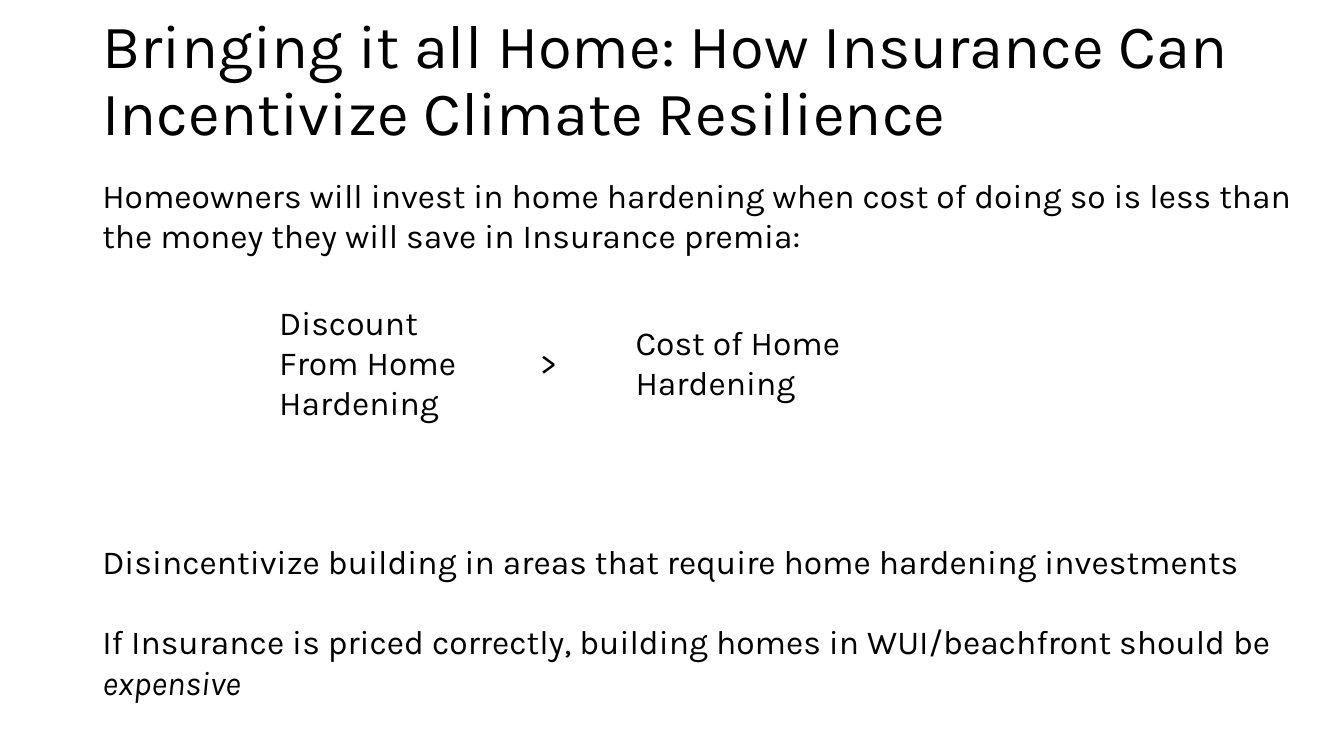
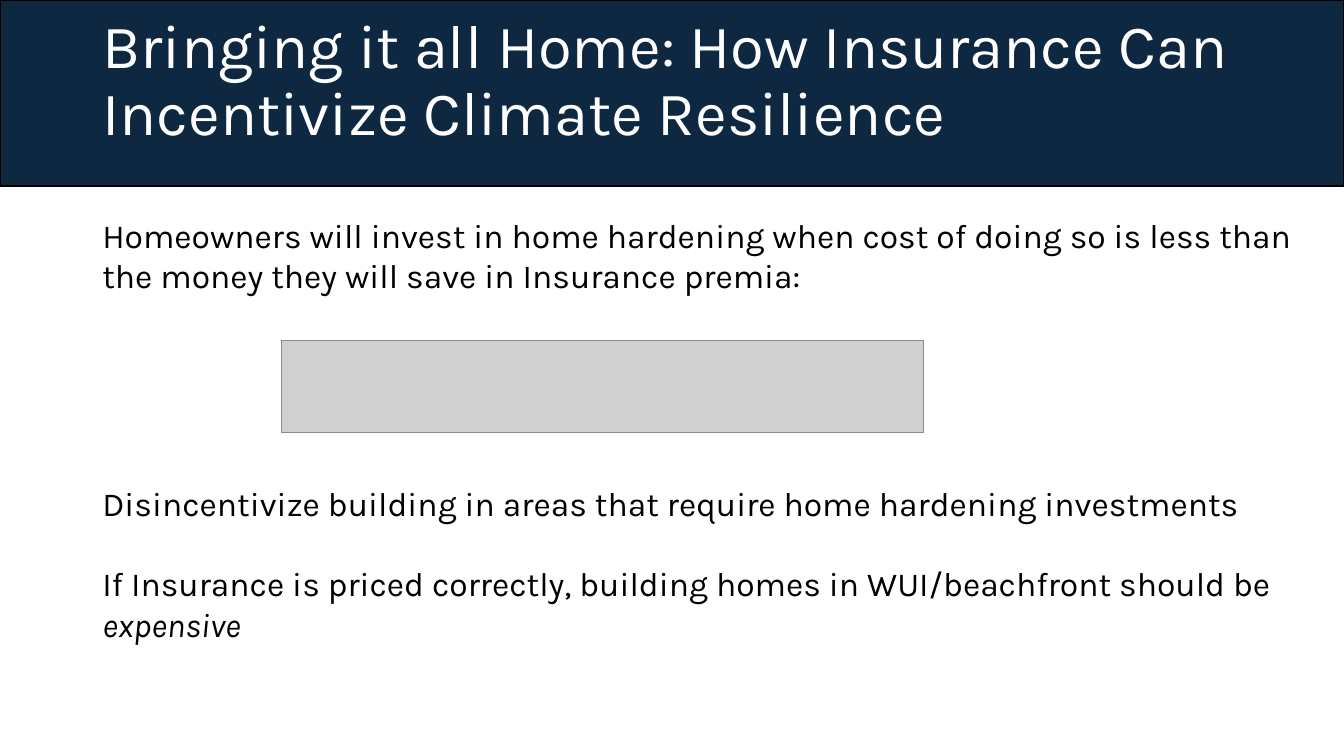
Before and after one commit to lou-weimer/insurance_lecture, a slide deck: slide 23 of Draft 1.pptx. Drawn at 1344x756 pixels with LibreOffice and Linux fonts; fonts in the diff are those of the drawing; grey boxes stand for pictures. Boxes give left, top, right and bottom in pixels: in the first picture for what was removed or moved away, otherwise in the second. Text is boxed around its words. In the diff, an @@ line names an element or a change of style, - is before the commit and + after.

```diff
--- a/Draft 1.pptx
+++ b/Draft 1.pptx
@@ rectangle added at (x1=0, y1=0, x2=1344, y2=187), fill #0E2841, outline #000000 1.5 pt @@
@@ title "Bringing it all Home: How ..." at (x1=102, y1=25, x2=1228, y2=136): text colour #000000 to #FFFFFF @@
@@ text "Homeowners will invest in home ..." moved from (x1=102, y1=185, x2=1291, y2=257) to (x1=102, y1=225, x2=1291, y2=297) @@
@@ text removed at (x1=279, y1=312, x2=456, y2=424) @@
-Discount From Home Hardening
@@ picture added at (x1=281, y1=341, x2=925, y2=433) @@
@@ text removed at (x1=529, y1=338, x2=575, y2=388) @@
->
@@ text removed at (x1=636, y1=332, x2=840, y2=404) @@
-Cost of Home Hardening
@@ text "Disincentivize building in areas that ..." moved from (x1=102, y1=551, x2=1270, y2=703) to (x1=102, y1=493, x2=1270, y2=645) @@
```
Also in this commit, not shown: 32 other slides changed.
